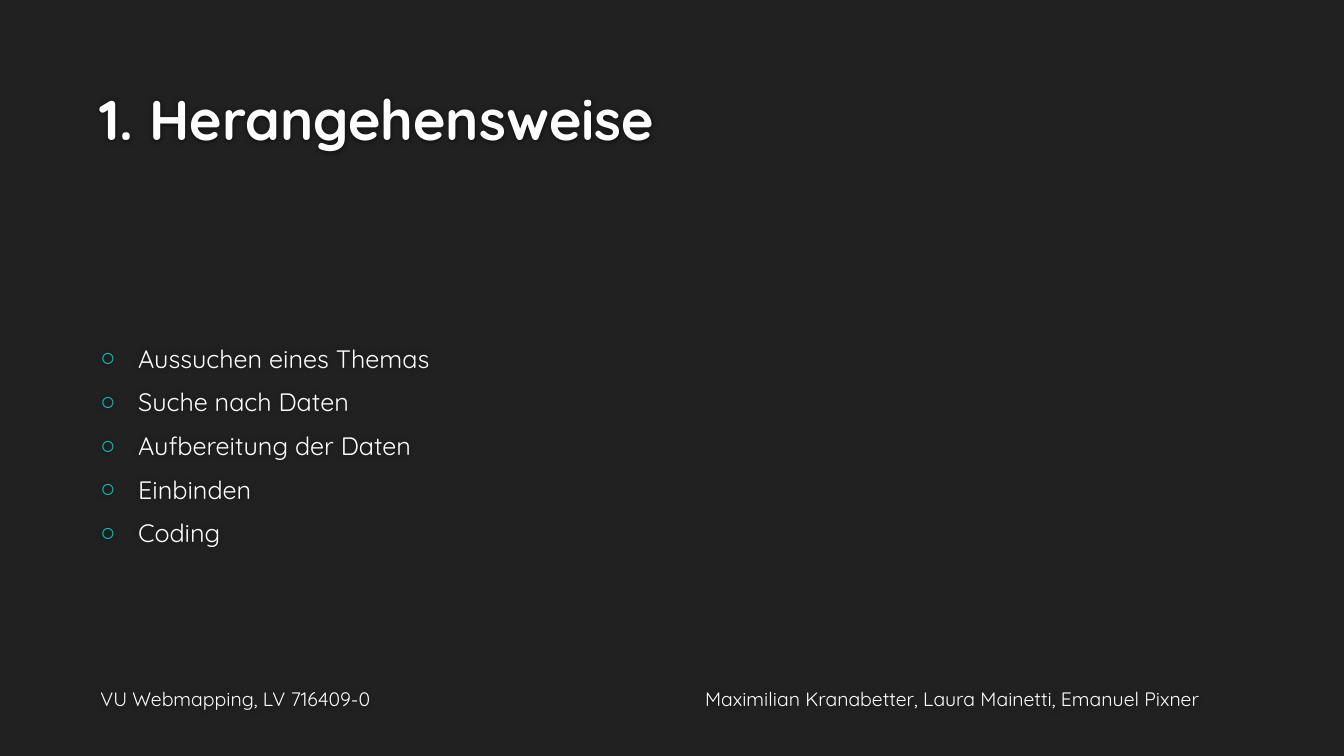
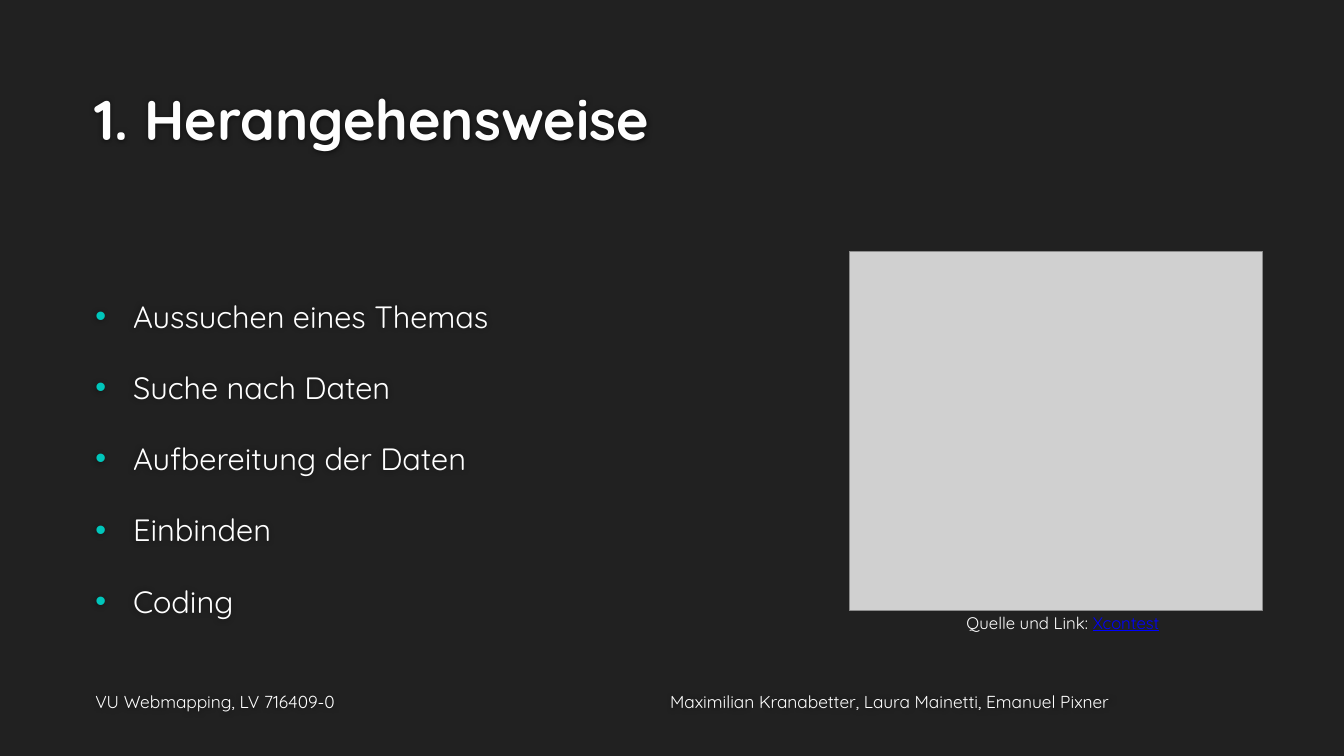
Before and after one commit to lauraMaxPixi/lauraMaxPixi.github.io, a slide deck: slide 2 of präsentation.pptx. Drawn at 1344x756 pixels with LibreOffice and Linux fonts; fonts in the diff are those of the drawing; grey boxes stand for pictures; background and template pictures are left out. Boxes give left, top, right and bottom in pixels: in the first picture for what was removed or moved away, otherwise in the second. Text is boxed around its words. In the diff, an @@ line names an element or a change of style, - is before the commit and + after.

```diff
--- a/präsentation.pptx
+++ b/präsentation.pptx
@@ title "1. Herangehensweise": place and size @@
-title "1. Herangehensweise" at [99,98,654,151]
+title "1. Herangehensweise" at [94,98,649,151]
@@ text "Aussuchen eines Themas" at [133,305,488,619]: size 18 to 22 pt; bullet ○ to •; line spacing 1 to 1.7; less space between paragraphs @@
@@ picture added at [850,251,1263,611] @@
@@ text added at [966,616,1160,632], 12 pt, text #FFFFFF @@
+Quelle und Link: Xcontest
@@ text "VU Webmapping, LV 716409-0 Maximilian ..." at [95,695,1109,712]: size 13.9 to 12.3 pt; line spacing 1 to 0.8; less space between paragraphs @@
```
Also in this commit, not shown: 4 other slides changed, 1 other file.
